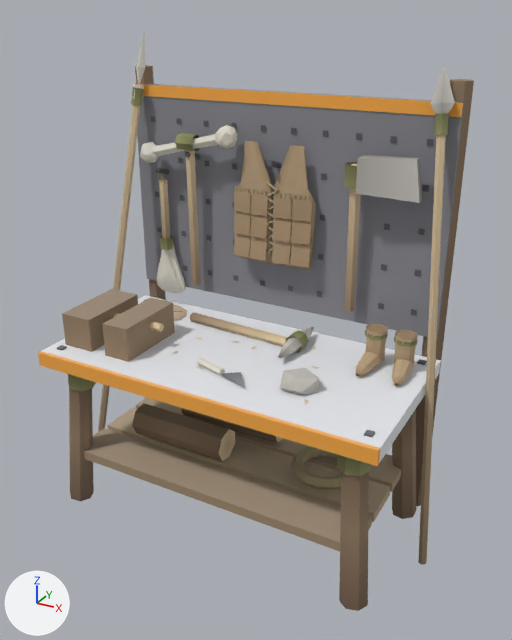
The glTF model assets/models/cabin/workbench_a.glb as it was, and as the next commit left it.
The view is the same before and after, from a 50 mm lens placed at (1.11, -1.89, 1.71), pointed at (0.06, 0.02, 0.76). Arrows for +X, +Y and +Z are at lower left; the lights stay in place. The picture after the commit comes second.

Objects in the first picture: 'base', 'bone_armor', 'bone_shovel', 'bone_spear', 'hide_boots', 'hide_vest', 'quarry_pick', 'stone_axe', 'stone_pick', 'stone_spear' and 1 more.
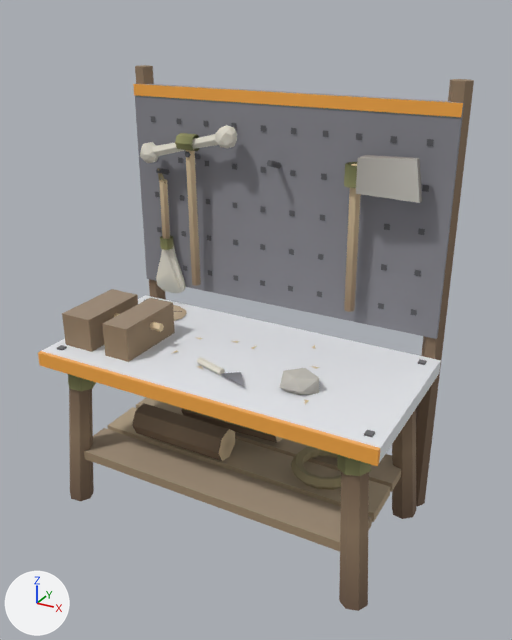
Changed parts and their boxes (x1, y1, x2, y2) in the pictures (512 x 640 px):
'bone_armor', deleted (brown): before (233, 141, 315, 270)
'stone_spear', deleted (beige): before (418, 65, 455, 565)
'bone_spear', deleted: before (98, 30, 145, 432)
'hide_boots', deleted (beige): before (355, 324, 418, 386)
'quarry_pick', deleted: before (190, 312, 314, 358)
'hide_vest', deleted: before (251, 141, 316, 265)

Edits to the bpy script that builds the scene:
```text
Remove ob_bone_armor:
    ob_bone_armor = bpy.data.objects.new('bone_armor', me_bone_armor)
    ob_bone_armor.location = (0.0, 0.0, 0.0)
Remove ob_bone_spear:
    ob_bone_spear = bpy.data.objects.new('bone_spear', me_bone_spear)
    ob_bone_spear.location = (0.0, 0.0, 0.0)
Remove ob_hide_boots:
    ob_hide_boots = bpy.data.objects.new('hide_boots', me_hide_boots)
    ob_hide_boots.location = (0.0, 0.0, 0.0)
Remove ob_hide_vest:
    ob_hide_vest = bpy.data.objects.new('hide_vest', me_hide_vest)
    ob_hide_vest.location = (0.0, 0.0, 0.0)
Remove ob_quarry_pick:
    ob_quarry_pick = bpy.data.objects.new('quarry_pick', me_quarry_pick)
    ob_quarry_pick.location = (0.0, 0.0, 0.0)
Remove ob_stone_spear:
    ob_stone_spear = bpy.data.objects.new('stone_spear', me_stone_spear)
    ob_stone_spear.location = (0.0, 0.0, 0.0)
```
